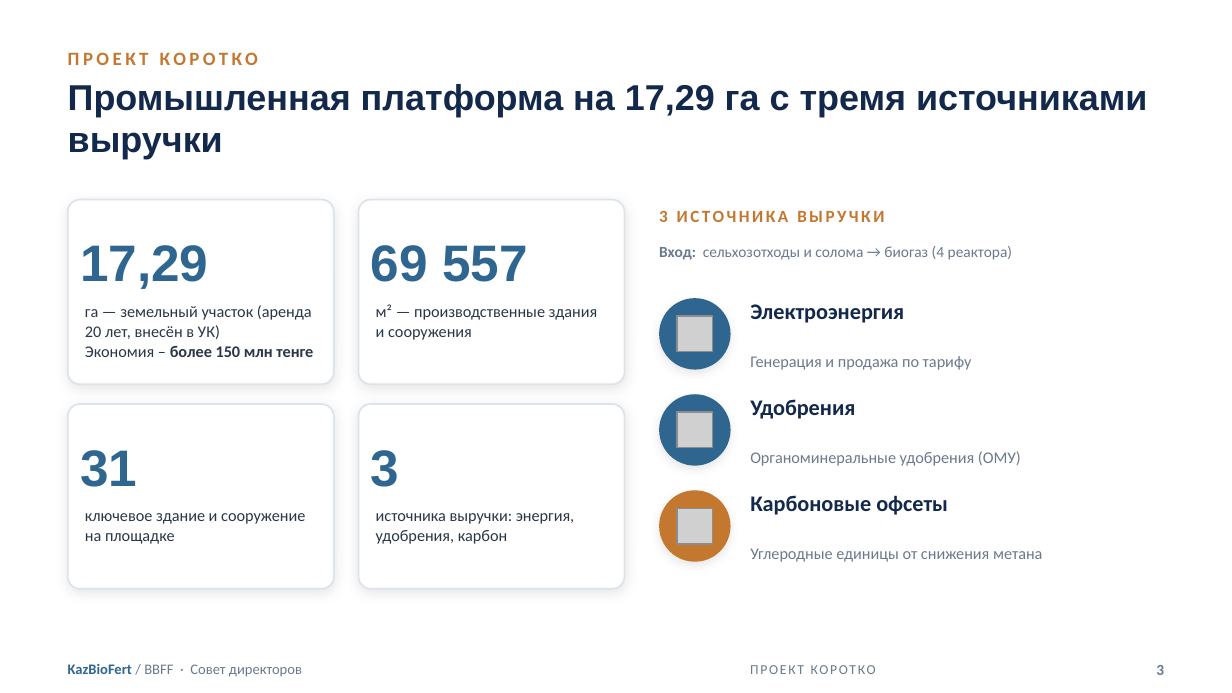
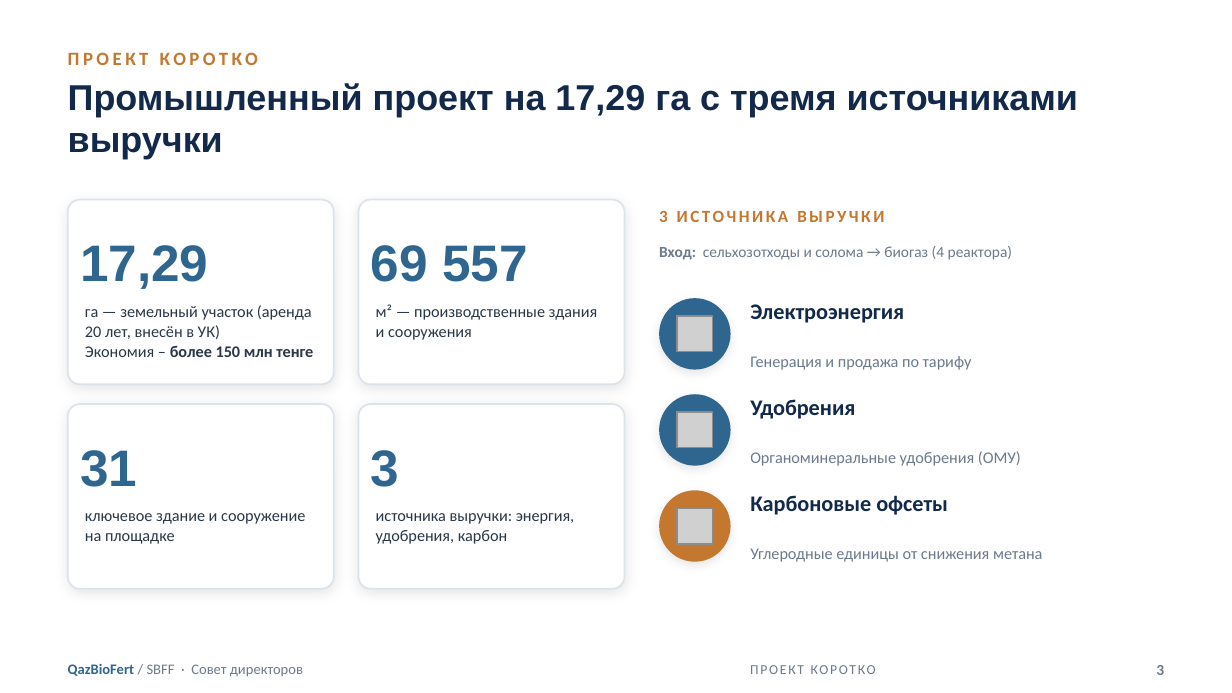
Before and after one commit to aoobakirov/board-presentation, a slide deck: slide 3 of KazBioFert_Board_Presentation_FINAL_20260709.pptx. Drawn at 1232x693 pixels with LibreOffice and Linux fonts; fonts in the diff are those of the drawing; grey boxes stand for pictures. Boxes give left, top, right and bottom in pixels: in the first picture for what was removed or moved away, otherwise in the second. Text is boxed around its words. In the diff, an @@ line names an element or a change of style, - is before the commit and + after.

```diff
--- a/KazBioFert_Board_Presentation_FINAL_20260709.pptx
+++ b/KazBioFert_Board_Presentation_FINAL_20260709.pptx
@@ text at [68,83,1078,159]: text changed @@
-Промышленная платформа на 17,29 га с тремя источниками выручки
+Промышленный проект на 17,29 га с тремя источниками выручки
@@ text at [68,664,303,677]: text changed @@
-KazBioFert / BBFF · Совет директоров
+QazBioFert / SBFF · Совет директоров
```
Also in this commit, not shown: 24 other slides changed, 1 slide added, 2 slides removed, 3 other files.
